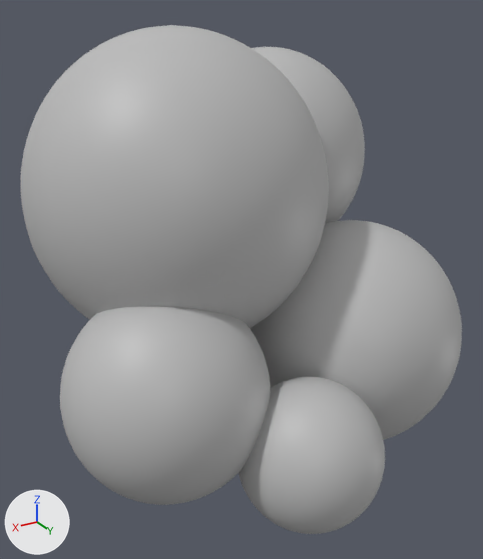
Before and after pictures for a commit that changed the FBX model metroid-UNITY(vrtk)/Assets/Resources/br-m-balls-blue.fbx.
One viewpoint serves both versions: a 50 mm lens placed at (-113.734, 1.259, 2.06), pointed at (-114.479, 0.017, 1.439). The lights are fixed; the arrows at lower left show +X, +Y and +Z. Where no turn or scale is listed for an object, it has been applied to the vertices.

The older version as bpy lines, for what is in view:
```python
me_mesh = bpy.data.meshes.new('Mesh')
me_mesh.from_pydata(...)  # 2210 vertices, 2208 faces; spans x -0.335..0.335, y -0.335..0.335, z -0.351..0.351
me_mesh.materials.append(mat_lambert7)  # grey #bcbcbc
me_mesh_001 = bpy.data.meshes.new('Mesh.001')
me_mesh_001.from_pydata(...)  # 2210 vertices, 2208 faces; spans x -0.216..0.216, y -0.216..0.216, z -0.226..0.226
me_mesh_001.materials.append(mat_lambert7)  # grey #bcbcbc
me_mesh_002 = bpy.data.meshes.new('Mesh.002')
me_mesh_002.from_pydata(...)  # 2210 vertices, 2208 faces; spans x -0.253..0.253, y -0.253..0.253, z -0.265..0.265
me_mesh_002.materials.append(mat_lambert7)  # grey #bcbcbc
me_mesh_003 = bpy.data.meshes.new('Mesh.003')
me_mesh_003.from_pydata(...)  # 2210 vertices, 2208 faces; spans x -0.266..0.266, y -0.266..0.266, z -0.279..0.279
me_mesh_003.materials.append(mat_lambert7)  # grey #bcbcbc
me_mesh_004 = bpy.data.meshes.new('Mesh.004')
me_mesh_004.from_pydata(...)  # 2210 vertices, 2208 faces; spans x -0.156..0.156, y -0.156..0.156, z -0.163..0.163
me_mesh_004.materials.append(mat_lambert7)  # grey #bcbcbc
ob_psphere2 = bpy.data.objects.new('pSphere2', me_mesh)
ob_psphere2.location = (-114.362, -0.064, 1.648)
ob_psphere3 = bpy.data.objects.new('pSphere3', me_mesh_001)
ob_psphere3.location = (-114.216, 0.155, 1.291)
ob_psphere4 = bpy.data.objects.new('pSphere4', me_mesh_002)
ob_psphere4.location = (-114.686, -0.201, 1.672)
ob_psphere5 = bpy.data.objects.new('pSphere5', me_mesh_003)
ob_psphere5.location = (-114.732, 0.122, 1.281)
ob_psphere6 = bpy.data.objects.new('pSphere6', me_mesh_004)
ob_psphere6.location = (-114.454, 0.34, 1.164)
```
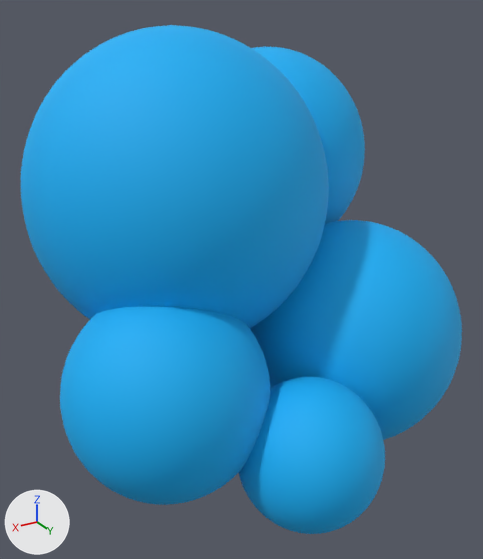
Pixel boxes [x1, y1, x2, y2] of what changed, in the pictures (483 x 559 px):
'pSphere2', recoloured
    both: [20, 25, 329, 328]
'pSphere3', recoloured
    both: [60, 306, 271, 505]
'pSphere5', recoloured
    both: [250, 220, 462, 440]
'pSphere6', recoloured
    both: [238, 377, 385, 534]
'pSphere4', recoloured
    both: [252, 47, 365, 224]

Diff of the bpy script that builds the scene:
```diff
--- a/metroid-UNITY(vrtk)/Assets/Resources/br-m-balls-blue.fbx.py
+++ b/metroid-UNITY(vrtk)/Assets/Resources/br-m-balls-blue.fbx.py
@@ mat_blinn1 @@
+mat_blinn1 = principled_material('blinn1')
+mat_blinn1.base_color = (0.0, 0.439, 0.925)  # cyan #00b1f6
+mat_blinn1.roughness = 0.749
@@ me_mesh @@
 me_mesh.from_pydata(...)  # 2210 vertices, 2208 faces; spans x -0.335..0.335, y -0.335..0.335, z -0.351..0.351
-me_mesh.materials.append(mat_lambert7)  # grey #bcbcbc
+me_mesh.materials.append(mat_blinn1)  # cyan #00b1f6
@@ me_mesh_003 @@
 me_mesh_003.from_pydata(...)  # 2210 vertices, 2208 faces; spans x -0.266..0.266, y -0.266..0.266, z -0.279..0.279
-me_mesh_003.materials.append(mat_lambert7)  # grey #bcbcbc
+me_mesh_003.materials.append(mat_blinn1)  # cyan #00b1f6
@@ me_mesh_002 @@
 me_mesh_002.from_pydata(...)  # 2210 vertices, 2208 faces; spans x -0.253..0.253, y -0.253..0.253, z -0.265..0.265
-me_mesh_002.materials.append(mat_lambert7)  # grey #bcbcbc
+me_mesh_002.materials.append(mat_blinn1)  # cyan #00b1f6
@@ me_mesh_001 @@
 me_mesh_001.from_pydata(...)  # 2210 vertices, 2208 faces; spans x -0.216..0.216, y -0.216..0.216, z -0.226..0.226
-me_mesh_001.materials.append(mat_lambert7)  # grey #bcbcbc
+me_mesh_001.materials.append(mat_blinn1)  # cyan #00b1f6
@@ me_mesh_004 @@
 me_mesh_004.from_pydata(...)  # 2210 vertices, 2208 faces; spans x -0.156..0.156, y -0.156..0.156, z -0.163..0.163
-me_mesh_004.materials.append(mat_lambert7)  # grey #bcbcbc
+me_mesh_004.materials.append(mat_blinn1)  # cyan #00b1f6
```
